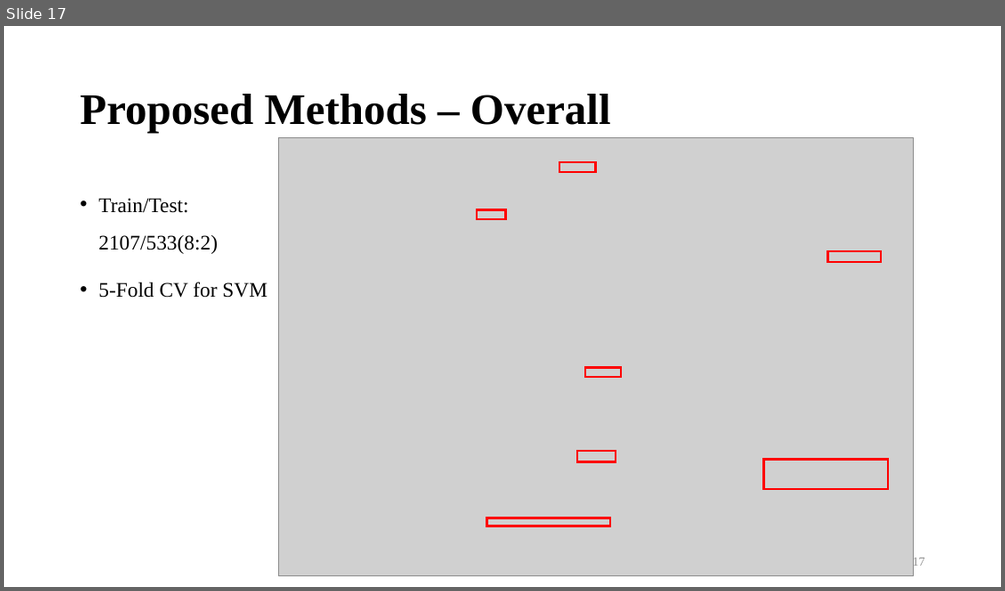
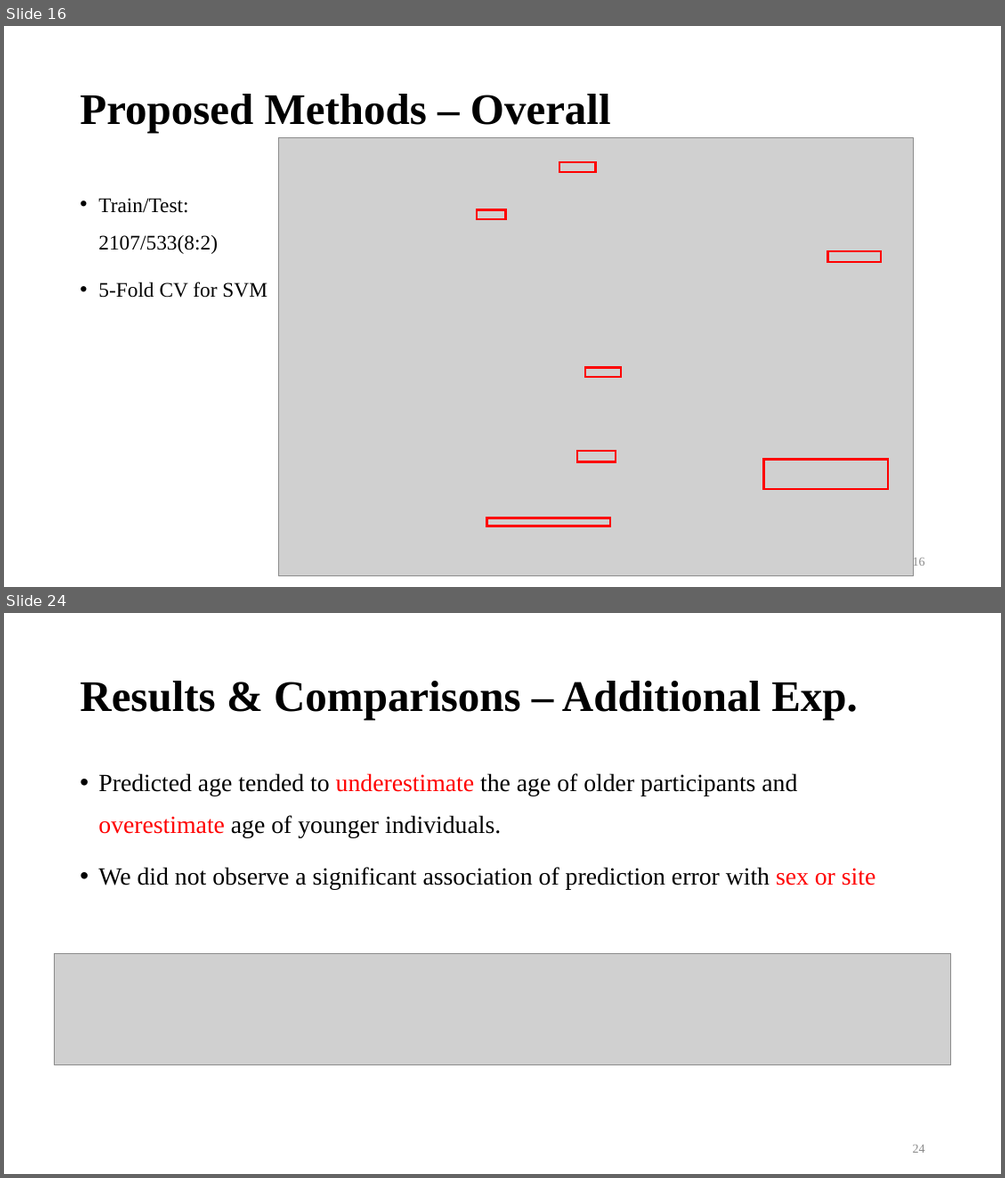
Before and after one commit to bernie6401/NTU_ML, a slide deck: Final Project/Final Paper/HO-Ensemble Learning for Brain Age Prediction.pptx. Shown one above the other, each under a label of ours: slide 17 before the commit, slides 16 and 24 after it; the slides between them are not shown. The pictures are 1005x591 and 1005x1178 pixels, drawn with LibreOffice and Linux fonts; fonts in the diff are those of the drawing; grey boxes stand for pictures; background and template pictures are left out. Boxes give left, top, right and bottom in pixels: in the first picture for what was removed or moved away, otherwise in the second. Text is boxed around its words. In the diff, an @@ line names an element or a change of style, - is before the commit and + after.

```diff
--- a/Final Project/Final Paper/HO-Ensemble Learning for Brain Age Prediction.pptx
+++ b/Final Project/Final Paper/HO-Ensemble Learning for Brain Age Prediction.pptx
@@ slide 24 added at box(4, 613, 1001, 1174), background #FFFFFF @@
@@ title added at box(80, 681, 858, 720), 42 pt, text #000000, bold @@
+Results & Comparisons – Additional Exp.
@@ text added at box(98, 773, 875, 890), 23.8 pt, text #000000 @@
+• Predicted age tended to underestimate the age of older participants and overestimate age of younger individuals.
+• We did not observe a significant association of prediction error with sex or site
@@ picture added at box(54, 953, 952, 1064) @@
@@ page number added at box(913, 1144, 925, 1152), 12 pt, text #8C8C8C @@
+24
@@ what was slide 17 is now slide 16 @@
@@ page number at box(913, 556, 925, 568): text changed @@
-17
+16
```
Also in this commit, not shown: 6 slides changed, 5 other slides added, 1 other file.
